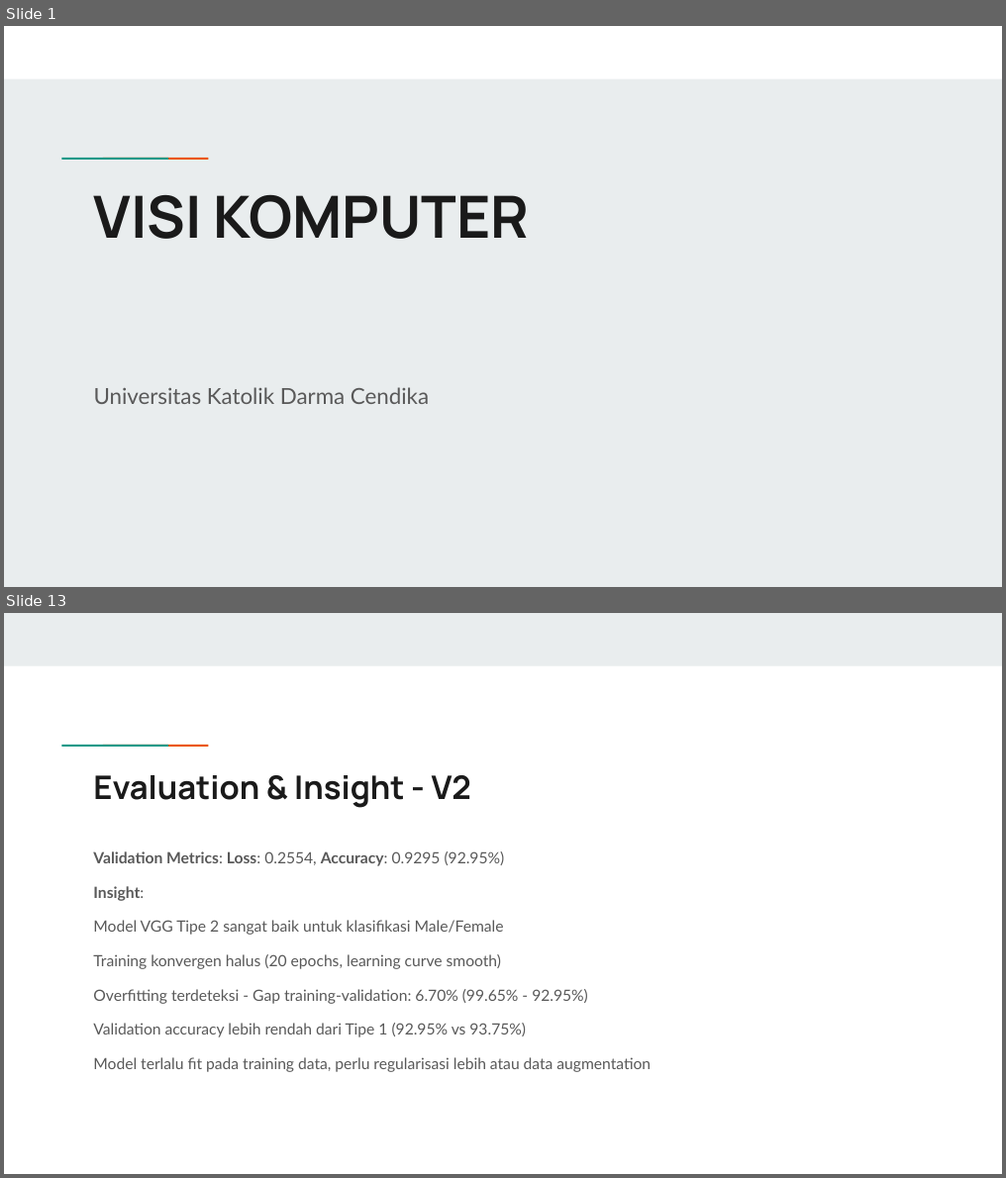
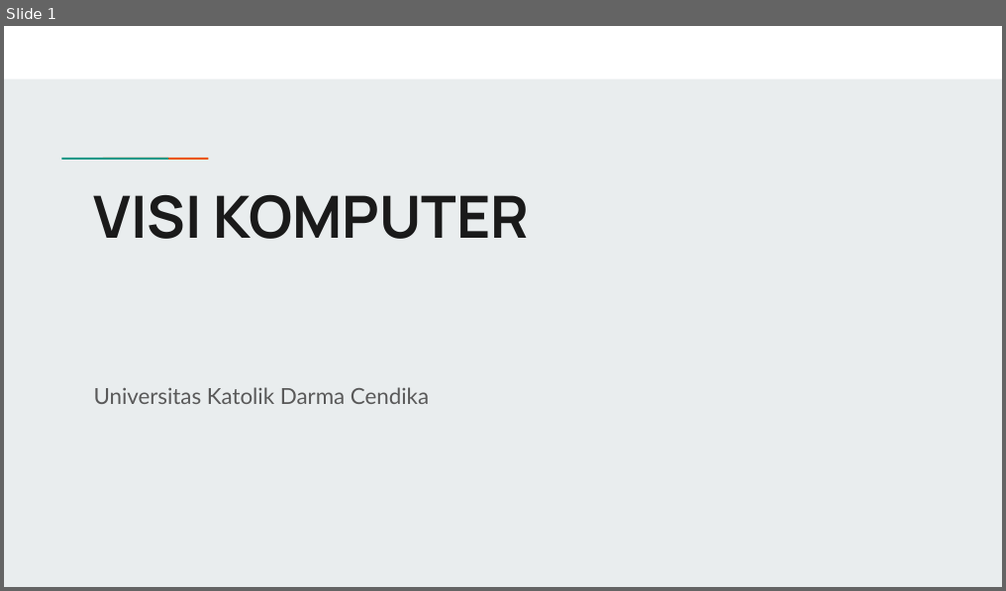
Before and after one commit to RepoGarage/federico-cv2, a slide deck: VISI_KOMPUTER_TRY_ALGORITHM.pptx. Shown one above the other, each under a label of ours: slides 1 and 13 before the commit, slide 1 after it; the slides between them are not shown. The pictures are 1006x1178 and 1006x591 pixels, drawn with LibreOffice and Linux fonts; fonts in the diff are those of the drawing. Boxes give left, top, right and bottom in pixels: in the first picture for what was removed or moved away, otherwise in the second. Text is boxed around its words. In the diff, an @@ line names an element or a change of style, - is before the commit and + after.

```diff
--- a/VISI_KOMPUTER_TRY_ALGORITHM.pptx
+++ b/VISI_KOMPUTER_TRY_ALGORITHM.pptx
@@ slide 13 removed at (4, 613, 1002, 1174), background #FFFFFF; not listed: 2 template elements that a slide beside it also shows @@
@@ rectangle removed at (4, 613, 1002, 665) @@
@@ title removed at (93, 775, 471, 808) @@
-Evaluation & Insight - V2
@@ text removed at (93, 852, 650, 1072) @@
-Validation Metrics: Loss: 0.2554, Accuracy: 0.9295 (92.95%)
-Insight:
-Model VGG Tipe 2 sangat baik untuk klasifikasi Male/Female
-Training konvergen halus (20 epochs, learning curve smooth)
-Overfitting terdeteksi - Gap training-validation: 6.70% (99.65% - 92.95%)
-Validation accuracy lebih rendah dari Tipe 1 (92.95% vs 93.75%)
-Model terlalu fit pada training data, perlu regularisasi lebih atau data augmentation
```
Also in this commit, not shown: 8 slides changed, 31 slides added, 43 other slides removed, 15 other files.
